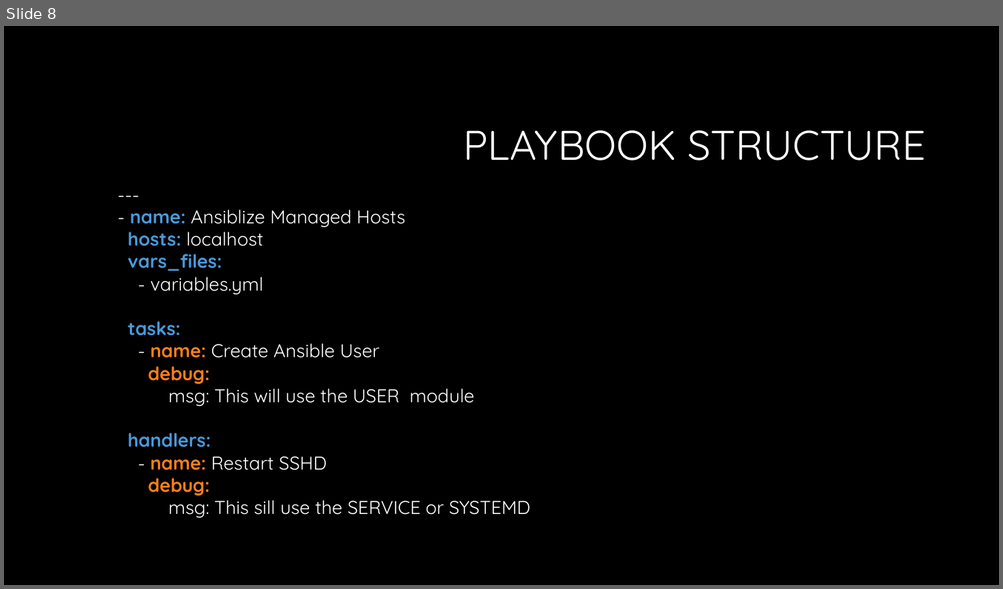
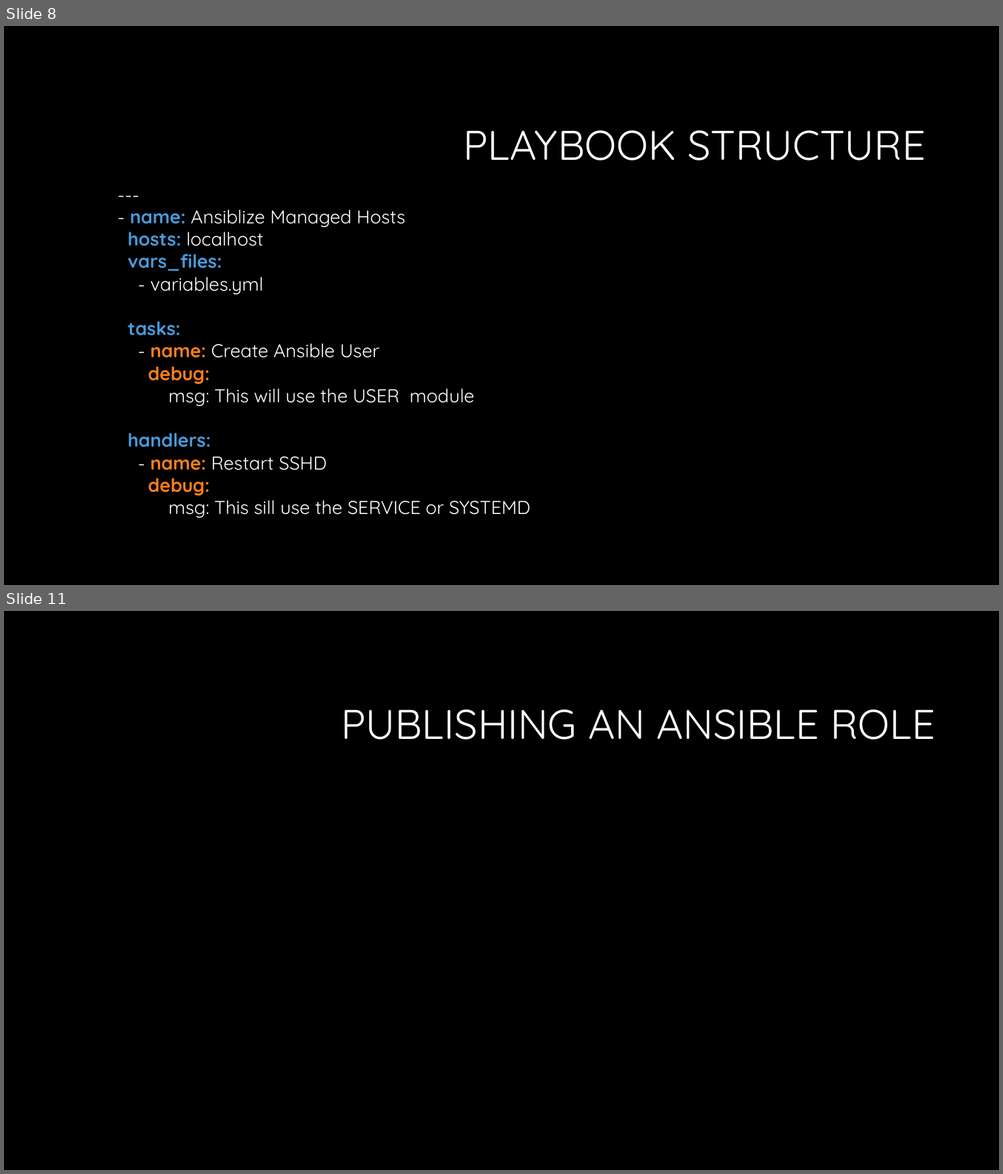
Before and after one commit to tmichett/LUG, a slide deck: Ansible_Roles/Presentation/CKB-LUG-Ansible.pptx. Shown one above the other, each under a label of ours: slide 8 before the commit, slides 8 and 11 after it; the slides between them are not shown. The pictures are 1003x589 and 1003x1174 pixels, drawn with LibreOffice and Linux fonts; fonts in the diff are those of the drawing; background and template pictures are left out. Boxes give left, top, right and bottom in pixels: in the first picture for what was removed or moved away, otherwise in the second. Text is boxed around its words. In the diff, an @@ line names an element or a change of style, - is before the commit and + after.

```diff
--- a/Ansible_Roles/Presentation/CKB-LUG-Ansible.pptx
+++ b/Ansible_Roles/Presentation/CKB-LUG-Ansible.pptx
@@ slide 11 added at <box>4,611,999,1170</box>, background #000000 @@
@@ title added at <box>341,709,935,740</box>, 40 pt, text #FFFFFF @@
+PUBLISHING AN ANSIBLE ROLE
```
Also in this commit, not shown: 5 other slides added, 5 other files.
